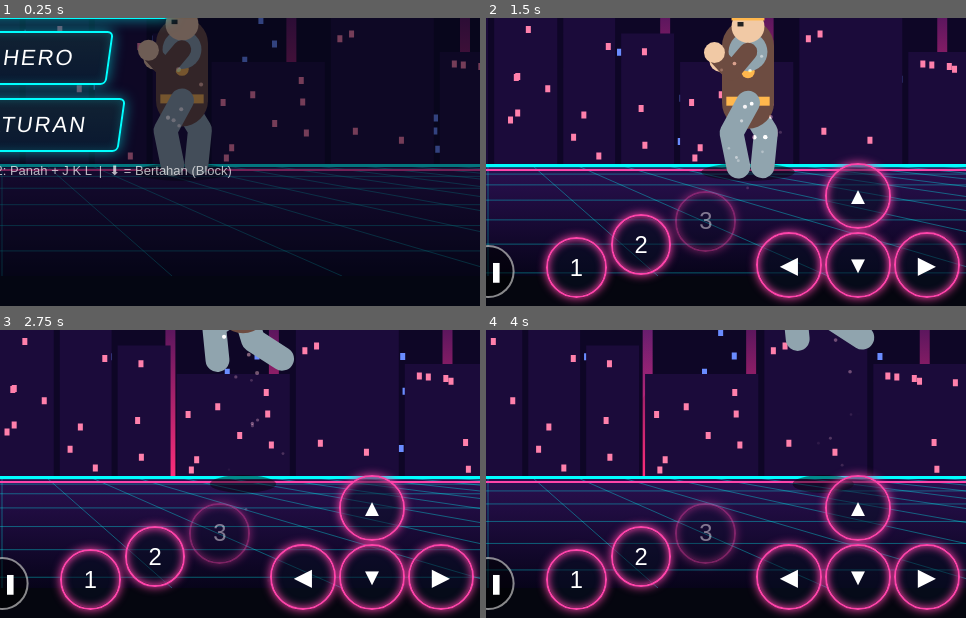
Above: before the commit, frames 1-4 (two rows, left to right).
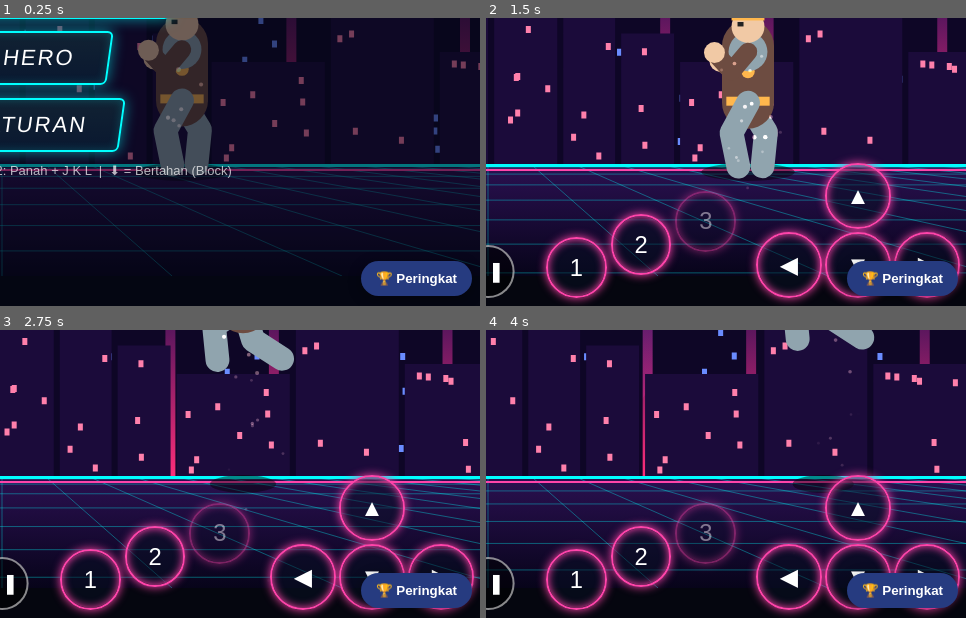
Above: after the commit, the same moments.

Repository: vexelkang-cell/gamepai
Game: browser game, page games/game-baru/index.html
Same seed, same stepped clock (60 frames per second), same inputs: the game is played once before the commit and once after it.
Inputs:
- Up to frame 1 (0.25 s): no input
- Up to frame 2 (1.5 s): click "MULAI PERTARUNGAN" at 0.27 s; hold Right from 1.03 s (still down); tap Space at 1.1 s
- Up to frame 3 (2.75 s): release Right at 1.53 s; hold Down 1.58-1.85 s; tap Space at 1.6, 2.1, 2.6 s; hold Left 1.9-2.47 s; hold Up from 2.52 s (still down)
- Up to frame 4 (4 s): release Up at 2.82 s; hold Right 2.87-3.53 s; tap Space at 3.1, 3.6 s; hold Up 3.58-3.82 s; hold Left from 3.87 s (still down)
The pictures show only the part of the screen within x 50-100%, y 50-100%; the shares and areas given below are measured in that part.

The runs differ from the first frame. In frame 1, 2.6% of the frame differs, in the area x 75-99%, y 84-97%; in frame 2, 2.7%, in the area x 75-99%, y 84-98%; in frame 3, 2.7%; in frame 4, 2.7%.

Commit message:
feat: enable global Android back confirmation across games

Diff:
--- a/games/game-baru/index.html
+++ b/games/game-baru/index.html
@@ -367,4 +367,4 @@
  if(G.st==='select'&&(pvT+=dt)>.04){pvT=0;drawPV()}
  requestAnimationFrame(loop)}
 setTxt();upSel();requestAnimationFrame(loop);
-</script></body></html>
+</script><script src="/vexel-leaderboard.js" data-game-id="game-baru" defer></script></body></html>
